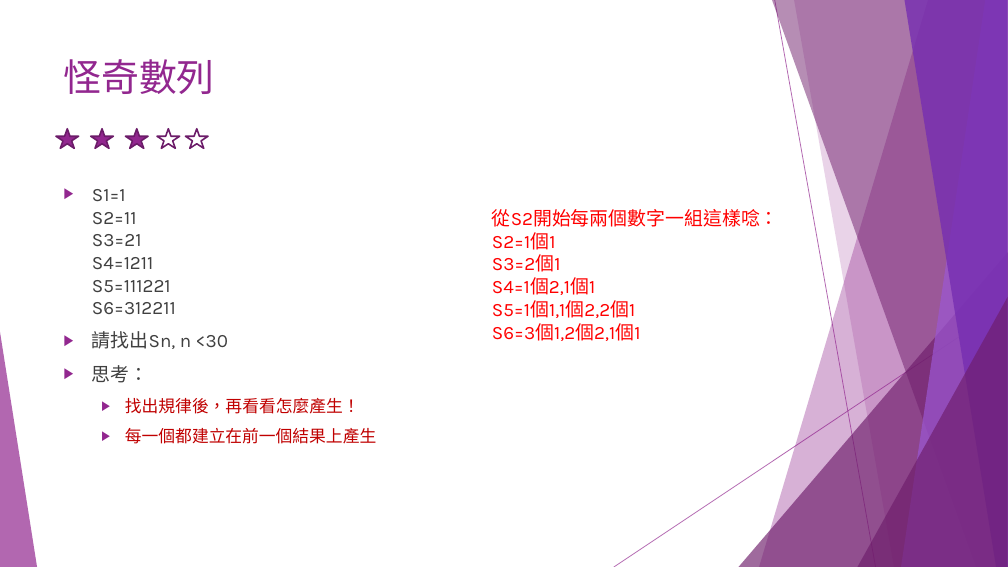
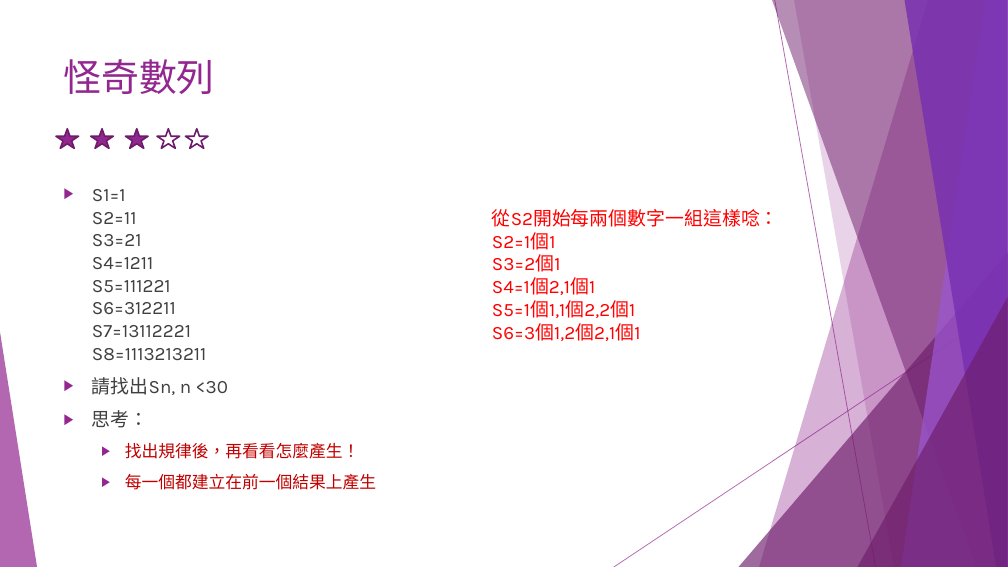
Before and after one commit to liulawsi/My_PPTs, a slide deck: slide 51 of LCC/Python/A1_邏輯思考訓練題.pptx (slide 48 before the commit). Drawn at 1008x567 pixels with LibreOffice and Linux fonts; fonts in the diff are those of the drawing. Boxes give left, top, right and bottom in pixels: in the first picture for what was removed or moved away, otherwise in the second. Text is boxed around its words. In the diff, an @@ line names an element or a change of style, - is before the commit and + after.

```diff
--- a/LCC/Python/A1_邏輯思考訓練題.pptx
+++ b/LCC/Python/A1_邏輯思考訓練題.pptx
@@ text at box(92, 189, 207, 360): text changed @@
-▶ S1=1
-  S2=11
-  S3=21
-  S4=1211
-  S5=111221
-  S6=312211
+▶ S1=1
+  S2=11
+  S3=21
+  S4=1211
+  S5=111221
+  S6=312211
+  S7=13112221
+  S8=1113213211
```
Also in this commit, not shown: 6 other slides changed, 3 slides added.
